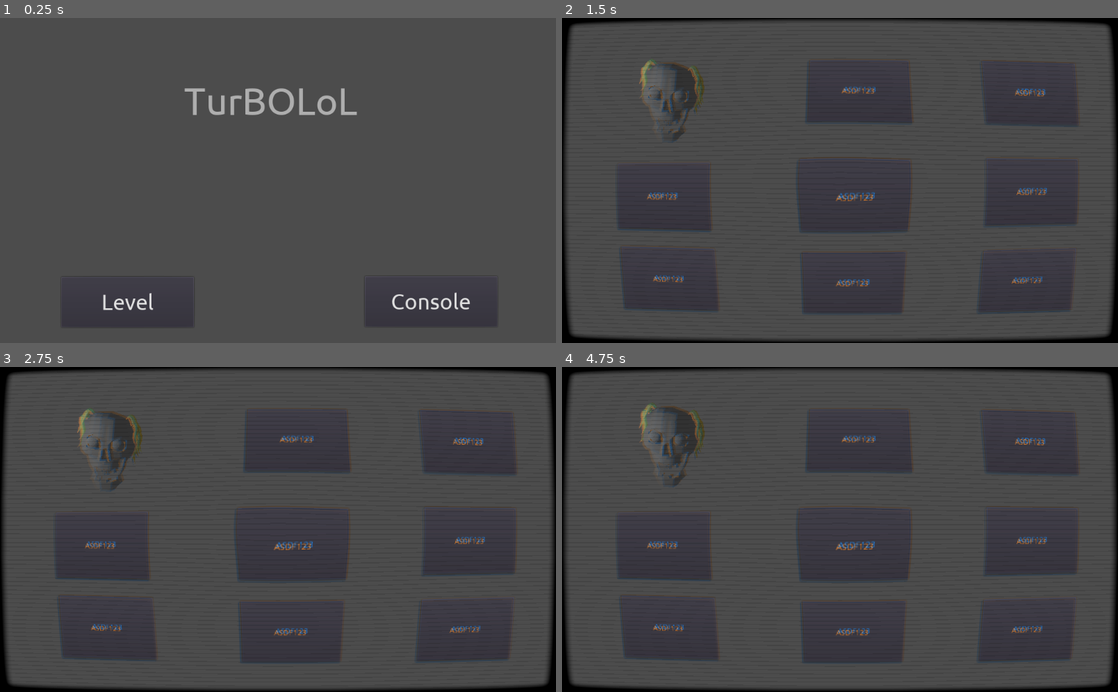
Above: before the commit, frames 1-4 (two rows, left to right).
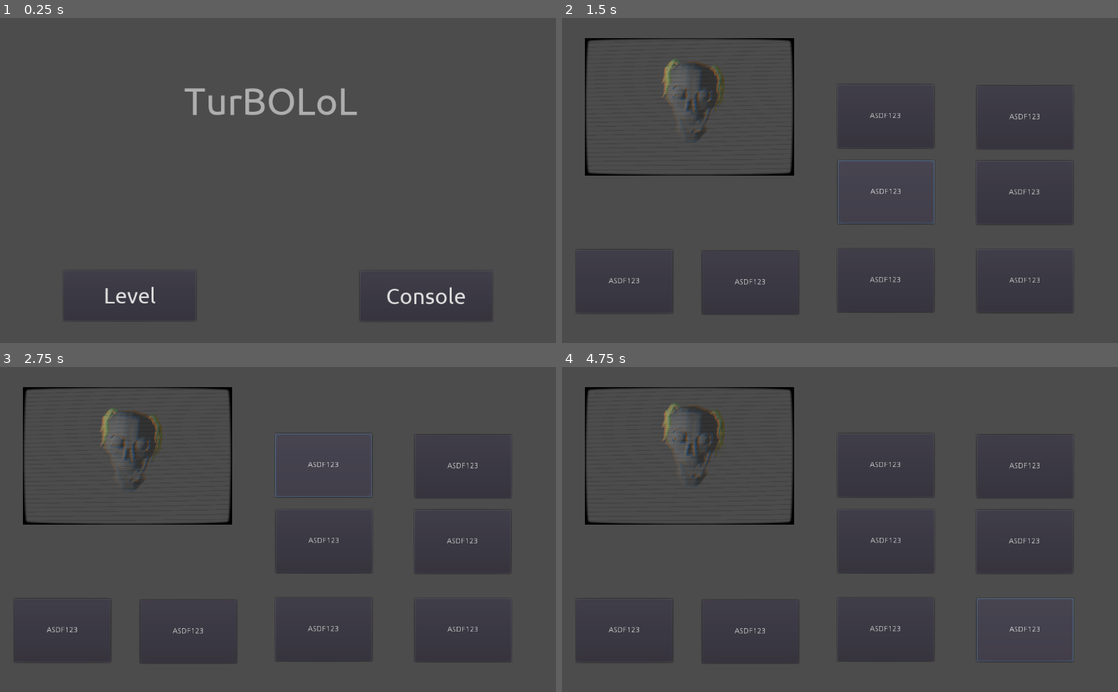
Above: after the commit, the same moments.

Repository: JauriaStudios/PlatformSandBox
Game: Godot game, scene res://scenes/Control.tscn
Same seed, same stepped clock (60 frames per second), same inputs: the game is played once before the commit and once after it.
Inputs:
- Up to frame 1 (0.25 s): no input
- Up to frame 2 (1.5 s): click "Console" at 0.5 s; click "ASDF123" at 1.25 s
- Up to frame 3 (2.75 s): click "ASDF123" at 2 s
- Up to frame 4 (4.75 s): click "ASDF123" at 2.75 s; click "ASDF123" at 3.5 s; click "ASDF123" at 4.25 s

The runs differ from the first frame. In frame 1, 0.8% of the frame differs, in the area x 11-89%, y 79-95%; in frame 2, 9.5%; in frame 3, 9.6%; in frame 4, 9.7%, in the area x 0-100%, y 0-100%.

Commit message:
Change CRT position in console

Diff:
--- a/assets/shaders/CRTShader.shader
+++ b/assets/shaders/CRTShader.shader
@@ -1,7 +1,7 @@
 shader_type canvas_item;
 
-uniform float screen_width = 1024;
-uniform float screen_height = 600;
+uniform float screen_width = 384;
+uniform float screen_height = 254;
 
 // Curvature
 uniform float BarrelPower = 1.1;
--- a/scenes/Control.tscn
+++ b/scenes/Control.tscn
@@ -20,10 +20,10 @@
 }
 
 [node name="level_button" type="Button" parent="."]
-margin_left = 112.664
-margin_top = 477.934
-margin_right = 356.664
-margin_bottom = 570.934
+margin_left = 117.421
+margin_top = 466.042
+margin_right = 361.421
+margin_bottom = 559.042
 custom_fonts/font = SubResource( 1 )
 text = "Level"
 __meta__ = {
@@ -31,10 +31,10 @@
 }
 
 [node name="console_button" type="Button" parent="."]
-margin_left = 671.592
-margin_top = 476.745
-margin_right = 915.591
-margin_bottom = 569.745
+margin_left = 663.268
+margin_top = 467.231
+margin_right = 907.267
+margin_bottom = 560.231
 custom_fonts/font = SubResource( 1 )
 text = "Console"
 __meta__ = {
--- a/scenes/console.tscn
+++ b/scenes/console.tscn
@@ -8,7 +8,7 @@
 [node name="Spatial" type="Spatial"]
 
 [node name="Camera" type="Camera" parent="."]
-transform = Transform( 1, 0, 0, 0, 1, 0, 0, 0, 1, 9.30163, -3.91109, 13.3789 )
+transform = Transform( 1, 0, 0, 0, 1, 0, 0, 0, 1, 8.08146, -3.91109, 13.3789 )
 
 [node name="edelbert" parent="." instance=ExtResource( 1 )]
 transform = Transform( 0.884412, 0.156569, 0.439661, 0.00373745, 0.939643, -0.342137, -0.466692, 0.304233, 0.830446, -0.0379181, -0.0754433, 0.0118256 )
@@ -18,30 +18,30 @@
 transform = Transform( 1, 0, 0, 0, 1, 0, 0, 0, 1, 0, 0.254395, 3.86095 )
 
 [node name="Button3" type="Button" parent="."]
-margin_left = 446.419
-margin_top = 269.453
-margin_right = 624.42
-margin_bottom = 386.453
+margin_left = 507.868
+margin_top = 263.096
+margin_right = 685.869
+margin_bottom = 380.096
 text = "ASDF123"
 __meta__ = {
 "_edit_use_anchors_": false
 }
 
 [node name="Button4" type="Button" parent="."]
-margin_left = 455.407
-margin_top = 87.2521
-margin_right = 633.407
-margin_bottom = 204.252
+margin_left = 507.321
+margin_top = 123.274
+margin_right = 685.321
+margin_bottom = 240.274
 text = "ASDF123"
 __meta__ = {
 "_edit_use_anchors_": false
 }
 
 [node name="Button5" type="Button" parent="."]
-margin_left = 767.79
-margin_top = 83.8847
-margin_right = 945.791
-margin_bottom = 200.885
+margin_left = 763.552
+margin_top = 125.204
+margin_right = 941.553
+margin_bottom = 242.204
 text = "ASDF123"
 __meta__ = {
 "_edit_use_anchors_": false
@@ -68,30 +68,30 @@
 }
 
 [node name="Button8" type="Button" parent="."]
-margin_left = 445.297
-margin_top = 425.285
-margin_right = 623.298
-margin_bottom = 542.286
+margin_left = 506.746
+margin_top = 426.344
+margin_right = 684.747
+margin_bottom = 543.345
 text = "ASDF123"
 __meta__ = {
 "_edit_use_anchors_": false
 }
 
 [node name="Button9" type="Button" parent="."]
-margin_left = 108.558
-margin_top = 271.698
-margin_right = 286.559
-margin_bottom = 388.698
+margin_left = 257.942
+margin_top = 429.558
+margin_right = 435.943
+margin_bottom = 546.558
 text = "ASDF123"
 __meta__ = {
 "_edit_use_anchors_": false
 }
 
 [node name="Button10" type="Button" parent="."]
-margin_left = 110.803
-margin_top = 423.04
-margin_right = 288.804
-margin_bottom = 540.041
+margin_left = 26.046
+margin_top = 428.337
+margin_right = 204.047
+margin_bottom = 545.338
 text = "ASDF123"
 __meta__ = {
 "_edit_use_anchors_": false
@@ -101,15 +101,16 @@
 
 [node name="ColorRect" type="ColorRect" parent="CanvasLayer"]
 material = ExtResource( 3 )
-margin_top = 0.318237
-margin_right = 1024.0
-margin_bottom = 600.318
+margin_left = 40.8919
+margin_top = 36.5351
+margin_right = 424.892
+margin_bottom = 290.535
 input_pass_on_modal_close_click = false
 __meta__ = {
 "_edit_use_anchors_": false
 }
 
 [node name="CRTFrame" type="Sprite" parent="CanvasLayer/ColorRect"]
-position = Vector2( 512.092, 299.767 )
-scale = Vector2( 0.946695, 0.739502 )
+position = Vector2( 193.558, 127.024 )
+scale = Vector2( 0.355705, 0.314 )
 texture = ExtResource( 4 )
